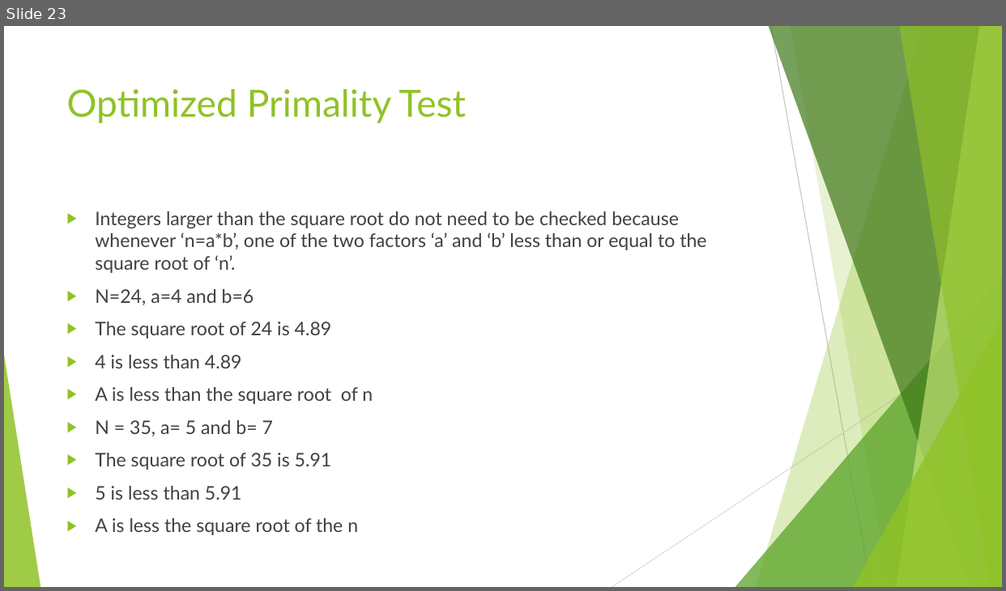
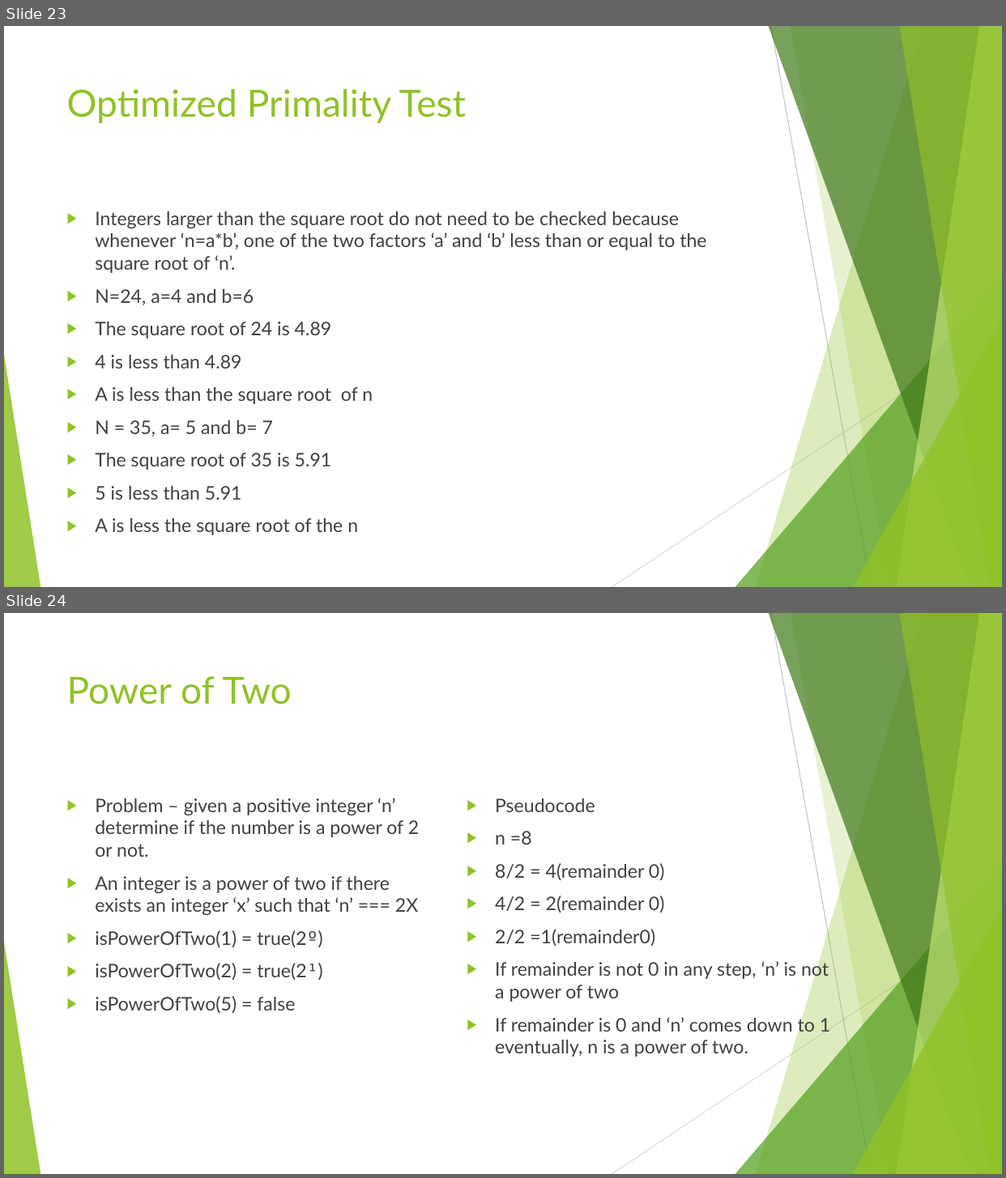
Before and after one commit to divyaparyani67/DSA, a slide deck: DSA- Learning.pptx. Shown one above the other, each under a label of ours: slide 23 before the commit, slides 23 and 24 after it. The pictures are 1006x591 and 1006x1178 pixels, drawn with LibreOffice and Linux fonts; fonts in the diff are those of the drawing. Boxes give left, top, right and bottom in pixels: in the first picture for what was removed or moved away, otherwise in the second. Text is boxed around its words. In the diff, an @@ line names an element or a change of style, - is before the commit and + after.

Commit message:
power of two

```diff
--- a/DSA- Learning.pptx
+++ b/DSA- Learning.pptx
@@ slide 24 added at (x1=4, y1=613, x2=1002, y2=1174), background #FFFFFF; not listed: 10 template elements that a slide beside it also shows @@
@@ title added at (x1=67, y1=676, x2=292, y2=705), 36 pt, text #90C226 @@
+Power of Two
@@ text added at (x1=95, y1=798, x2=419, y2=1013), 18 pt, text #404040 @@
+▶ Problem – given a positive integer ‘n’ determine if the number is a power of 2 or not.
+▶ An integer is a power of two if there exists an integer ‘x’ such that ‘n’ === 2X
+▶ isPowerOfTwo(1) = true(2º)
+▶ isPowerOfTwo(2) = true(2¹)
+▶ isPowerOfTwo(5) = false
@@ text added at (x1=495, y1=798, x2=830, y2=1057), 18 pt, text #404040 @@
+▶ Pseudocode
+▶ n =8
+▶ 8/2 = 4(remainder 0)
+▶ 4/2 = 2(remainder 0)
+▶ 2/2 =1(remainder0)
+▶ If remainder is not 0 in any step, ‘n’ is not a power of two
+▶ If remainder is 0 and ‘n’ comes down to 1 eventually, n is a power of two.
```
Also in this commit, not shown: 2 other slides added, 1 other file.
